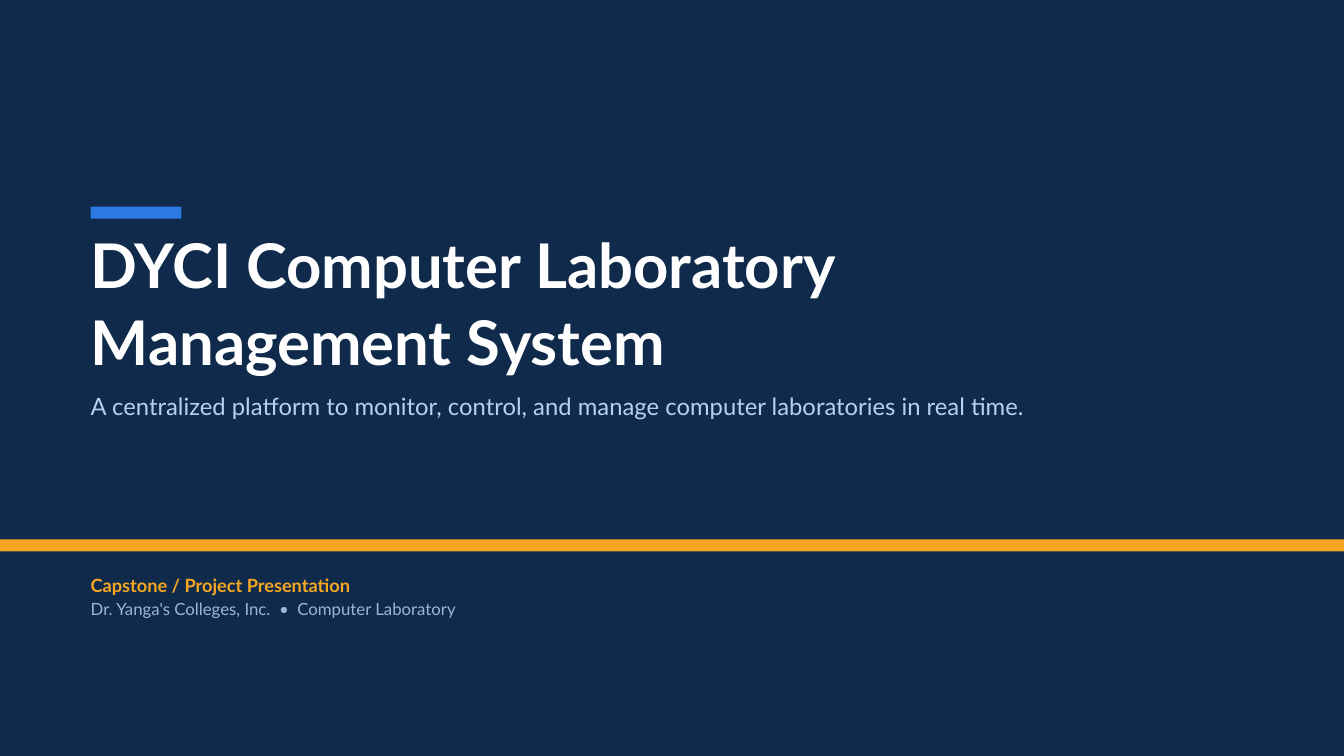
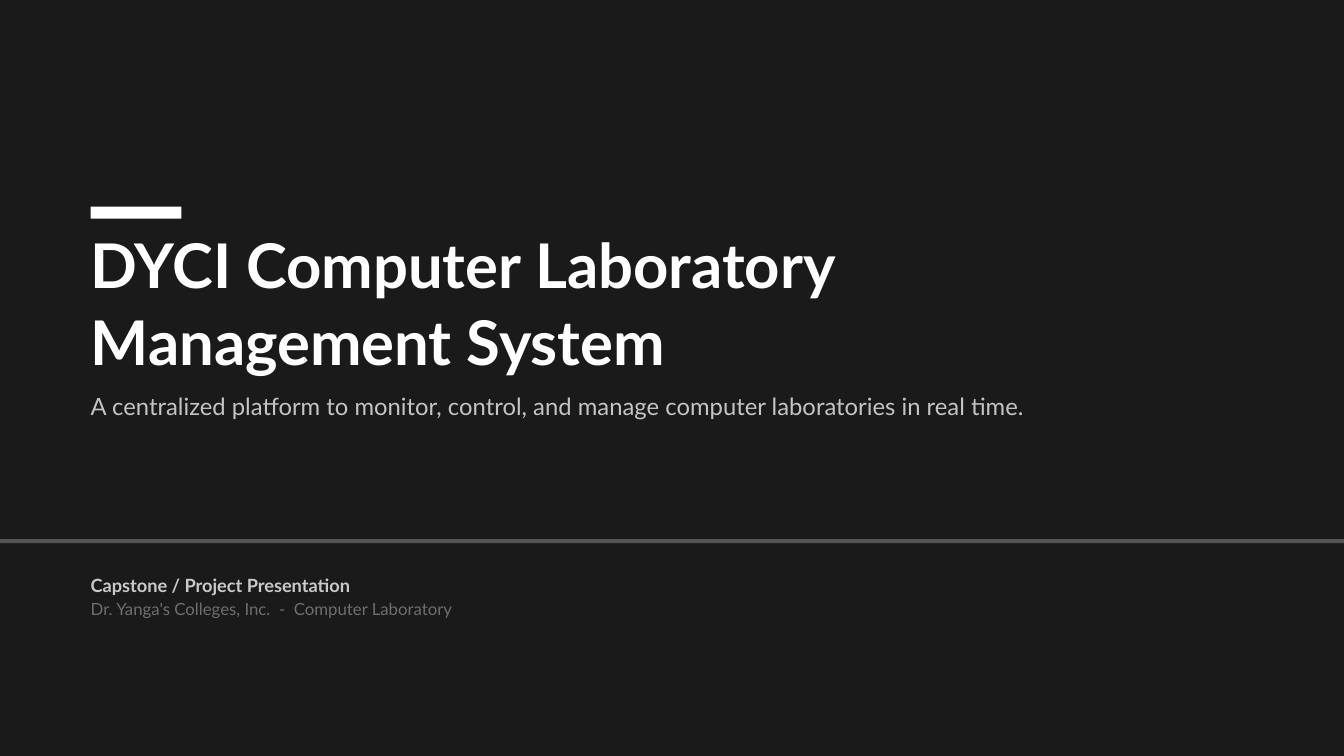
Before and after one commit to raphaelivanschool-sudo/DYCICLMSREAL, a slide deck: slide 1 of DYCI_CLMS_Presentation.pptx. Drawn at 1344x756 pixels with LibreOffice and Linux fonts; fonts in the diff are those of the drawing. Boxes give left, top, right and bottom in pixels: in the first picture for what was removed or moved away, otherwise in the second. Text is boxed around its words. In the diff, an @@ line names an element or a change of style, - is before the commit and + after.

```diff
--- a/DYCI_CLMS_Presentation.pptx
+++ b/DYCI_CLMS_Presentation.pptx
@@ rectangle at [0,0,1344,756]: fill #0F2A4A to #1A1A1A @@
@@ rectangle at [91,207,181,219]: fill #2C7BE5 to #FFFFFF @@
@@ text at [91,397,1023,420]: text colour #B9D0EE to #C4C4C4 in "A centralized platform to monitor, control, and ..." @@
@@ rectangle: place and size @@
-rectangle at [0,539,1344,552]
+rectangle at [0,539,1344,543]
@@ rectangle at [0,539,1344,543]: fill #F5A623 to #555555 @@
@@ text at [91,578,350,595]: text colour #F5A623 to #C9C9C9 in "Capstone / Project Presentation" @@
@@ text at [91,603,452,618]: text changed; text colour #9DB6D4 to #6E6E6E @@
-Dr. Yanga's Colleges, Inc. • Computer Laboratory
+Dr. Yanga's Colleges, Inc. - Computer Laboratory
```
Also in this commit, not shown: 6 other slides changed, 1 slide removed, 10 other files.
